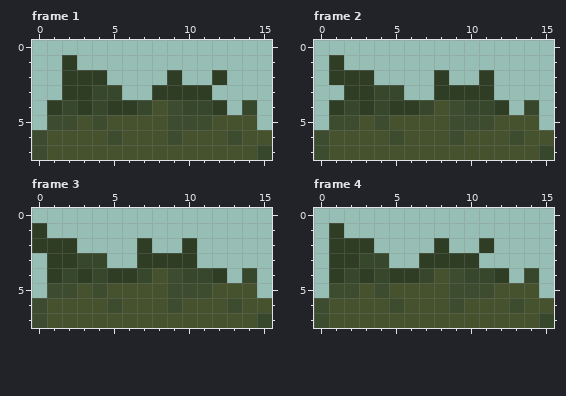
File history of a pixel-art file, assets/textures/outside/grass_1.ase. Above: the version before the commit.
16x8 pixels, 8 frames. Colours within 5 levels of each other are drawn and written as one. Shown: frame 1, frame 2, frame 3, frame 4. The commit also changed other frames, which this record leaves out.
The result:
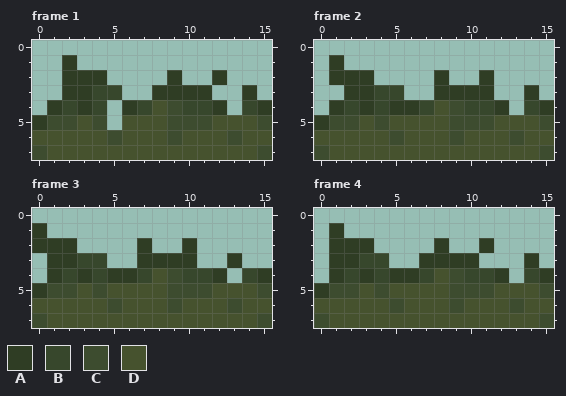
Palette (. is transparent): A #2f3d24  B #37472c  C #3d4c2f  D #46522e
The commit says: Fixed grass sprites and added upper environment drawer
Change:
Changed rows in their new state; - is an unchanged pixel.
Frame 1:
first column x 0:
3 --------------A-
4 -----.---------A
5 A----.---------C
6 D---------------
7 ---------------C
Frame 2:
first column x 0:
3 --------------A-
4 ---------------A
5 A--------------C
6 D---------------
7 ---------------C
Frame 3:
first column x 0:
3 -------------A--
4 ---------------A
5 A--------------C
6 D---------------
7 ---------------C
Frame 4: the same change as frame 2
Boxes around the changes in both pictures, in picture pixels (x1, y1, x2, y2):
changed: (242, 85, 272, 160)
changed: (32, 100, 122, 145)
changed: (524, 85, 554, 160)
changed: (314, 115, 329, 145)
changed: (227, 253, 272, 328)
changed: (32, 283, 47, 313)
changed: (524, 253, 554, 328)
changed: (314, 283, 329, 313)
